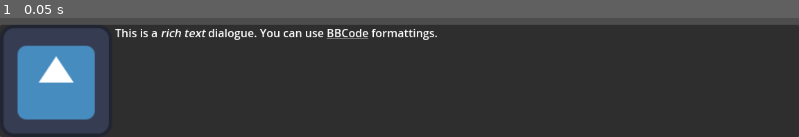
Above: before the commit, frame 1.
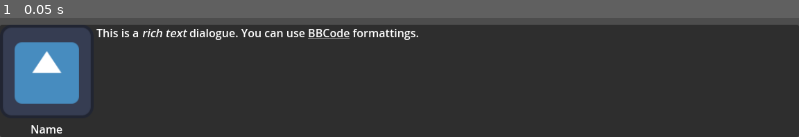
Above: after the commit, the same moment.

Repository: atirut-w/loremaster
Game: Godot game, scene res://scenes/dialogue_box_test/dialogue_box_test.tscn
The game is run twice, just before and just after one commit, with the same random seed, the same clock (stepped at 60 frames per second) and the same inputs. The project has no main scene, so this scene is started directly. The engine's default icon, where the game draws it, is replaced by a stand-in: a white triangle on a blue panel in a dark square.
Inputs:
- Up to frame 1 (0.05 s): no input

The runs differ from the first frame. In frame 1, 8.2% of the frame differs, in the area x 0-55%, y 8-98%.

Commit message:
Update dialogue box layout

Diff:
--- a/scenes/dialogue_box_test/dialogue_box_test.tscn
+++ b/scenes/dialogue_box_test/dialogue_box_test.tscn
@@ -23,11 +23,24 @@
 [node name="HBoxContainer" type="HBoxContainer" parent="PanelContainer"]
 layout_mode = 2
 
-[node name="TextureRect" type="TextureRect" parent="PanelContainer/HBoxContainer"]
+[node name="VBoxContainer" type="VBoxContainer" parent="PanelContainer/HBoxContainer"]
 layout_mode = 2
 size_flags_horizontal = 0
+alignment = 1
+
+[node name="TextureRect" type="TextureRect" parent="PanelContainer/HBoxContainer/VBoxContainer"]
+custom_minimum_size = Vector2(64, 0)
+layout_mode = 2
+size_flags_horizontal = 4
+size_flags_vertical = 3
 texture = ExtResource("1_rldsu")
 expand_mode = 2
+stretch_mode = 4
+
+[node name="Label" type="Label" parent="PanelContainer/HBoxContainer/VBoxContainer"]
+layout_mode = 2
+text = "Name"
+horizontal_alignment = 1
 
 [node name="RichTextLabel" type="RichTextLabel" parent="PanelContainer/HBoxContainer"]
 layout_mode = 2
